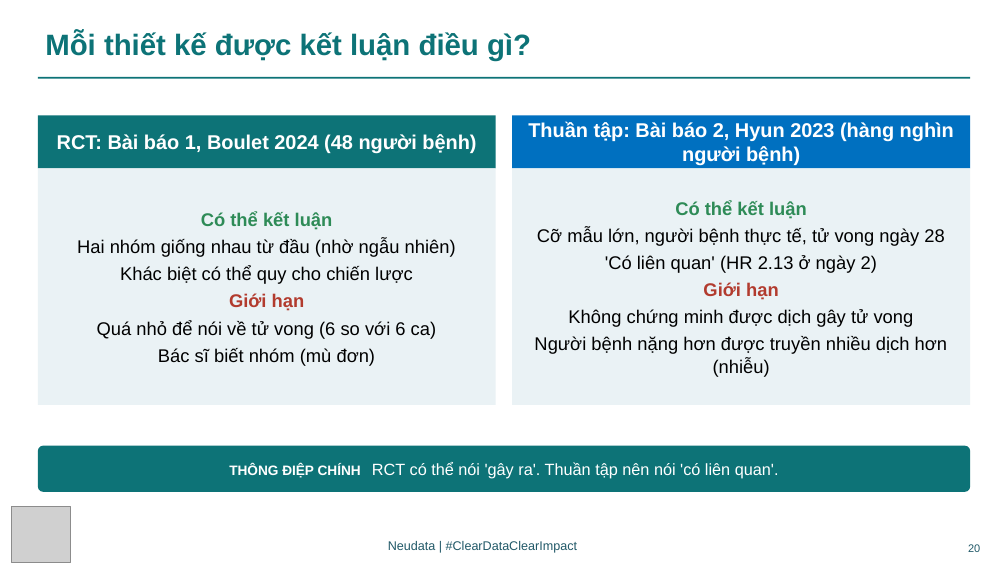
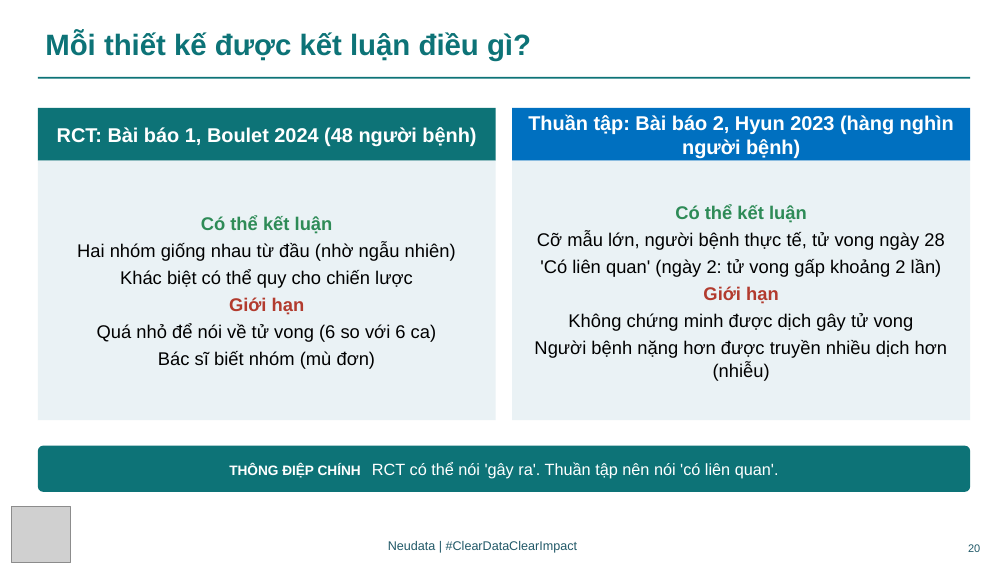
Before and after one commit to neu-data/FoundationsofClinicalResearch, a slide deck: slide 20 of vi/files/slides/Session_3_VN.pptx. Drawn at 1008x567 pixels with LibreOffice and Linux fonts; fonts in the diff are those of the drawing; grey boxes stand for pictures. Boxes give left, top, right and bottom in pixels: in the first picture for what was removed or moved away, otherwise in the second. Text is boxed around its words. In the diff, an @@ line names an element or a change of style, - is before the commit and + after.

```diff
--- a/vi/files/slides/Session_3_VN.pptx
+++ b/vi/files/slides/Session_3_VN.pptx
@@ rectangle "RCT: Bài báo 1, Boulet ...": place and size @@
-rectangle "RCT: Bài báo 1, Boulet ..." at bbox=[38, 116, 496, 169]
+rectangle "RCT: Bài báo 1, Boulet ..." at bbox=[38, 108, 496, 161]
@@ rectangle "Thuần tập: Bài báo 2, ...": place and size @@
-rectangle "Thuần tập: Bài báo 2, ..." at bbox=[513, 116, 971, 169]
+rectangle "Thuần tập: Bài báo 2, ..." at bbox=[513, 108, 971, 161]
@@ rectangle "Có thể kết luận": place and size @@
-rectangle "Có thể kết luận" at bbox=[38, 169, 496, 405]
+rectangle "Có thể kết luận" at bbox=[38, 161, 496, 420]
@@ rectangle "Có thể kết luận": place and size @@
-rectangle "Có thể kết luận" at bbox=[513, 169, 971, 405]
+rectangle "Có thể kết luận" at bbox=[513, 161, 971, 420]
@@ text in rectangle at bbox=[540, 259, 942, 277]: text changed @@
-'Có liên quan' (HR 2.13 ở ngày 2)
+'Có liên quan' (ngày 2: tử vong gấp khoảng 2 lần)
```
Also in this commit, not shown: 1 other slide changed, 19 other files.
